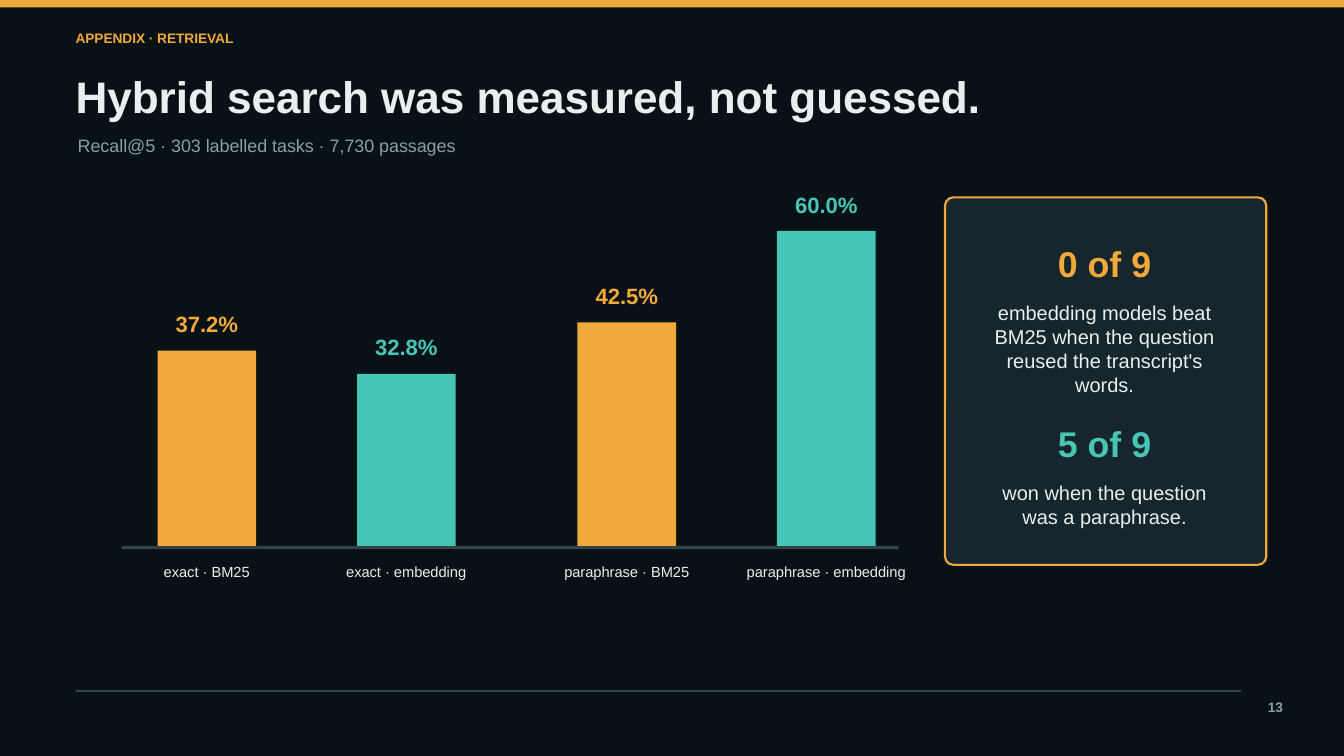
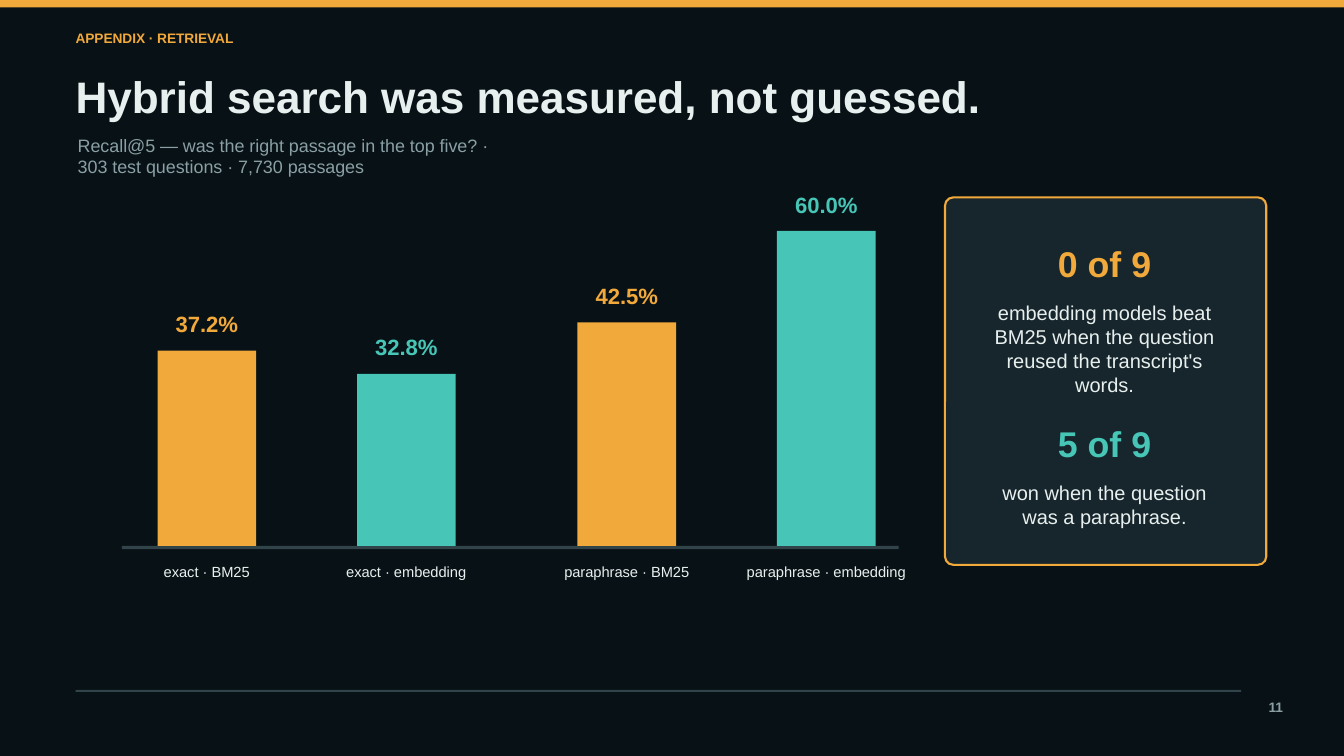
Before and after one commit to tgoeke/july-2026-ai-americas-cohort-meetingminer, a slide deck: slide 11 of docs/MeetingMiner-15-minute-capstone.pptx (slide 13 before the commit). Drawn at 1344x756 pixels with LibreOffice and Linux fonts; fonts in the diff are those of the drawing. Boxes give left, top, right and bottom in pixels: in the first picture for what was removed or moved away, otherwise in the second. Text is boxed around its words. In the diff, an @@ line names an element or a change of style, - is before the commit and + after.

```diff
--- a/docs/MeetingMiner-15-minute-capstone.pptx
+++ b/docs/MeetingMiner-15-minute-capstone.pptx
@@ text at box(78, 139, 478, 177): text changed @@
-Recall@5 · 303 labelled tasks · 7,730 passages
+Recall@5 — was the right passage in the top five? · 303 test questions · 7,730 passages
@@ text at box(1269, 702, 1283, 712): text changed @@
-13
+11
```
Also in this commit, not shown: 10 other slides changed, 1 slide added, 3 slides removed.
